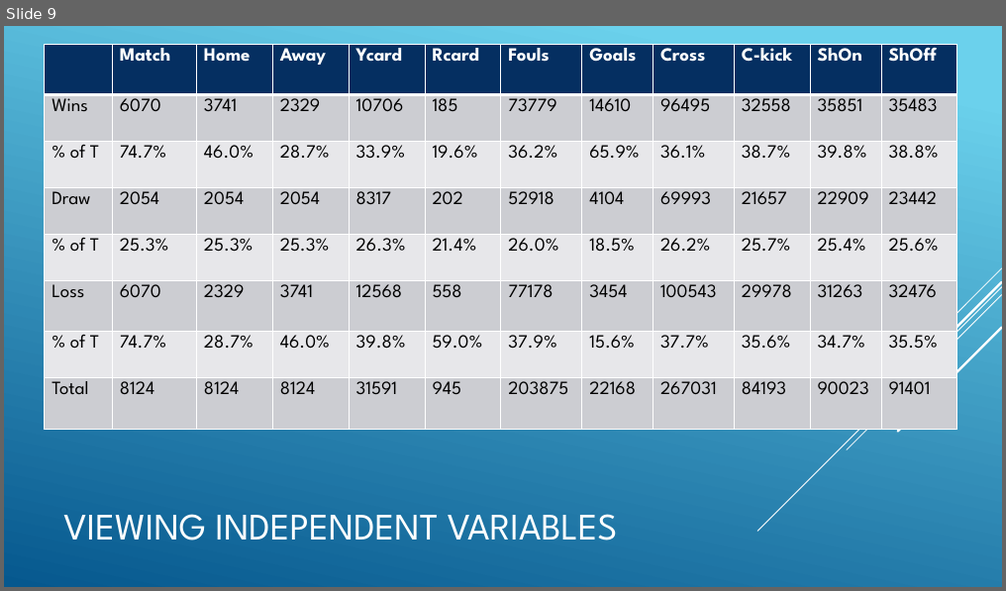
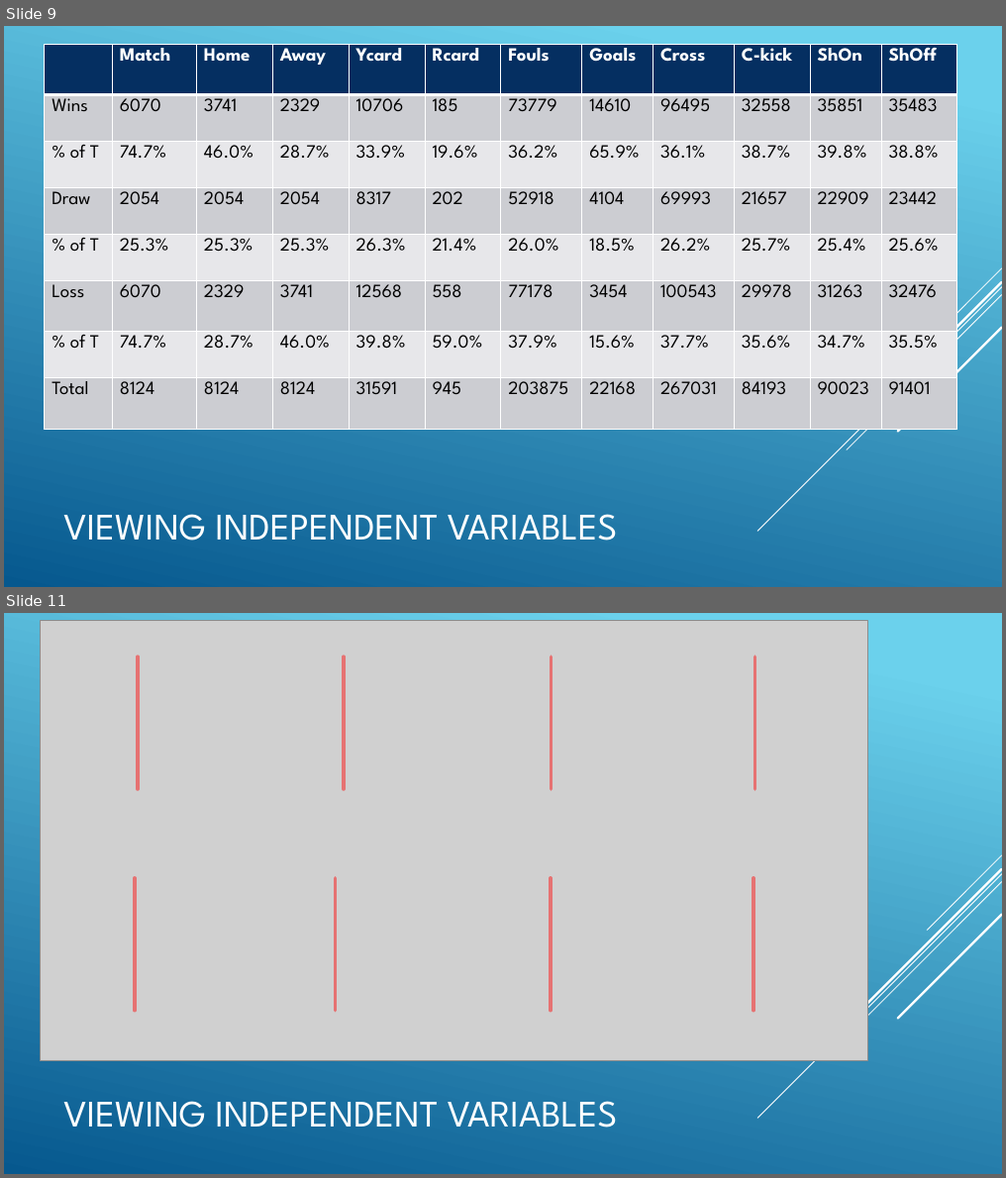
Before and after one commit to flippinuke/ProjectSoccer, a slide deck: SoccerSlideDeck.pptx. Shown one above the other, each under a label of ours: slide 9 before the commit, slides 9 and 11 after it; the slides between them are not shown. The pictures are 1006x591 and 1006x1178 pixels, drawn with LibreOffice and Linux fonts; fonts in the diff are those of the drawing; grey boxes stand for pictures. Boxes give left, top, right and bottom in pixels: in the first picture for what was removed or moved away, otherwise in the second. Text is boxed around its words. In the diff, an @@ line names an element or a change of style, - is before the commit and + after.

```diff
--- a/SoccerSlideDeck.pptx
+++ b/SoccerSlideDeck.pptx
@@ slide 11 added at [4, 613, 1002, 1174], background gradient #6ED2EB to #06588E; not listed: 5 template elements that a slide beside it also shows @@
@@ picture added at [40, 621, 868, 1061] @@
@@ line added from (138, 657) to (138, 789), #E67272 3.5 pt @@
@@ line added from (344, 657) to (344, 789), #E67272 3.5 pt @@
@@ line added from (551, 657) to (551, 789), #E67272 3.5 pt @@
@@ line added from (754, 657) to (754, 789), #E67272 3.5 pt @@
@@ line added from (135, 878) to (135, 1011), #E67272 3.5 pt @@
@@ line added from (335, 878) to (335, 1011), #E67272 3.5 pt @@
@@ line added from (550, 878) to (550, 1011), #E67272 3.5 pt @@
@@ line added from (753, 878) to (753, 1011), #E67272 3.5 pt @@
@@ text added at [63, 1101, 618, 1128], 36 pt, text #FFFFFF @@
+VIEWING INDEPENDENT VARIABLES
```
Also in this commit, not shown: 7 slides changed, 2 other slides added, 1 slide removed, 3 other files.
